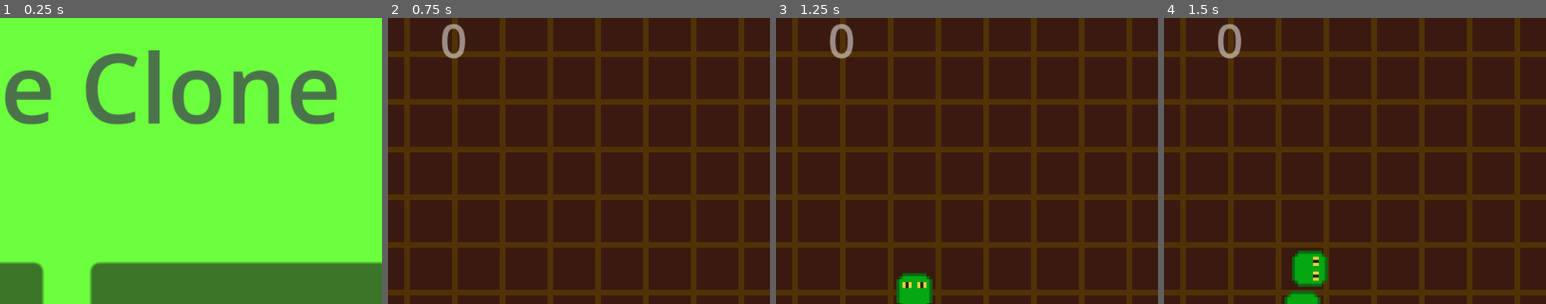
Above: before the commit, frames 1-4 (left to right).
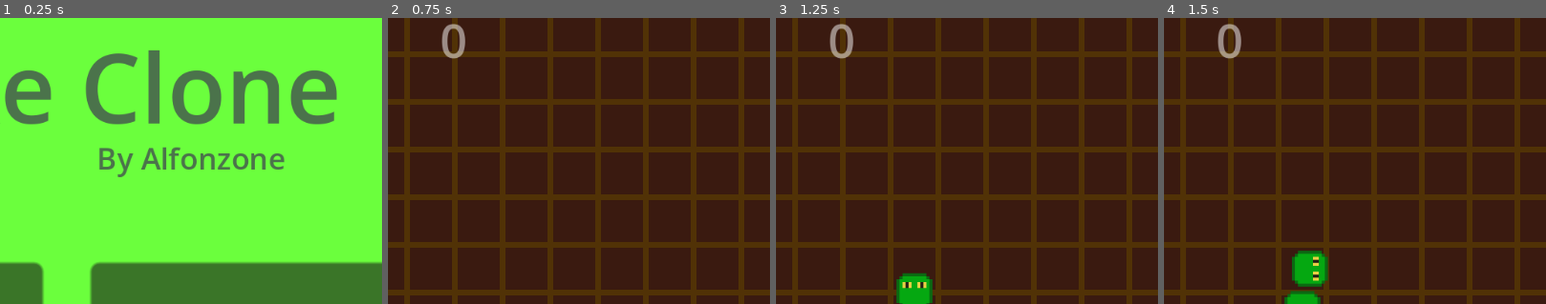
Above: after the commit, the same moments.

Repository: Alfonzone/snake_clone
Game: Godot game, scene res://scenes/main_menu/main_menu.tscn
Same seed, same stepped clock (60 frames per second), same inputs: the game is played once before the commit and once after it.
Inputs:
- Up to frame 1 (0.25 s): no input
- Up to frame 2 (0.75 s): click "Play" at 0.5 s
- Up to frame 3 (1.25 s): no input
- Up to frame 4 (1.5 s): hold Right (ui_right) from 1.28 s (still down)
The pictures show only the part of the screen within x 41-91%, y 2-52%; the shares and areas given below are measured in that part.

The runs differ from the first frame. In frame 1, 1.6% of the frame differs, in the area x 26-75%, y 45-56%; in frame 2, nothing differs; in frame 3, nothing differs; in frame 4, nothing differs.

Commit message:
Update main_menu.tscn

Diff:
--- a/scenes/main_menu/main_menu.tscn
+++ b/scenes/main_menu/main_menu.tscn
@@ -12,6 +12,10 @@
 [sub_resource type="LabelSettings" id="LabelSettings_duvl3"]
 font_size = 8
 font_color = Color(0.150244, 0.490646, 9.62615e-07, 1)
+
+[sub_resource type="LabelSettings" id="LabelSettings_lqe2d"]
+font_size = 10
+font_color = Color(0.294118, 0.45098, 0.294118, 1)
 
 [node name="MainMenu" type="ColorRect"]
 process_mode = 3
@@ -84,6 +88,21 @@
 theme_override_colors/font_color = Color(0.419608, 1, 0.239216, 1)
 text = "Quit"
 
+[node name="Label2" type="Label" parent="."]
+layout_mode = 1
+anchors_preset = 5
+anchor_left = 0.5
+anchor_right = 0.5
+offset_left = -8.0
+offset_top = 40.0
+offset_right = 93.0
+offset_bottom = 63.0
+grow_horizontal = 2
+text = "By Alfonzone"
+label_settings = SubResource("LabelSettings_lqe2d")
+horizontal_alignment = 1
+vertical_alignment = 1
+
 [connection signal="pressed" from="HBoxContainer/VBoxContainer/PlayButton" to="." method="_on_play_button_pressed"]
 [connection signal="value_changed" from="HBoxContainer/VBoxContainer/DifficultySlider" to="." method="_on_h_slider_value_changed"]
 [connection signal="pressed" from="HBoxContainer/QuitButton" to="." method="_on_quit_button_pressed"]
Not shown: 1 places in scenes/main_menu/main_menu.tscn that only renumber resources
